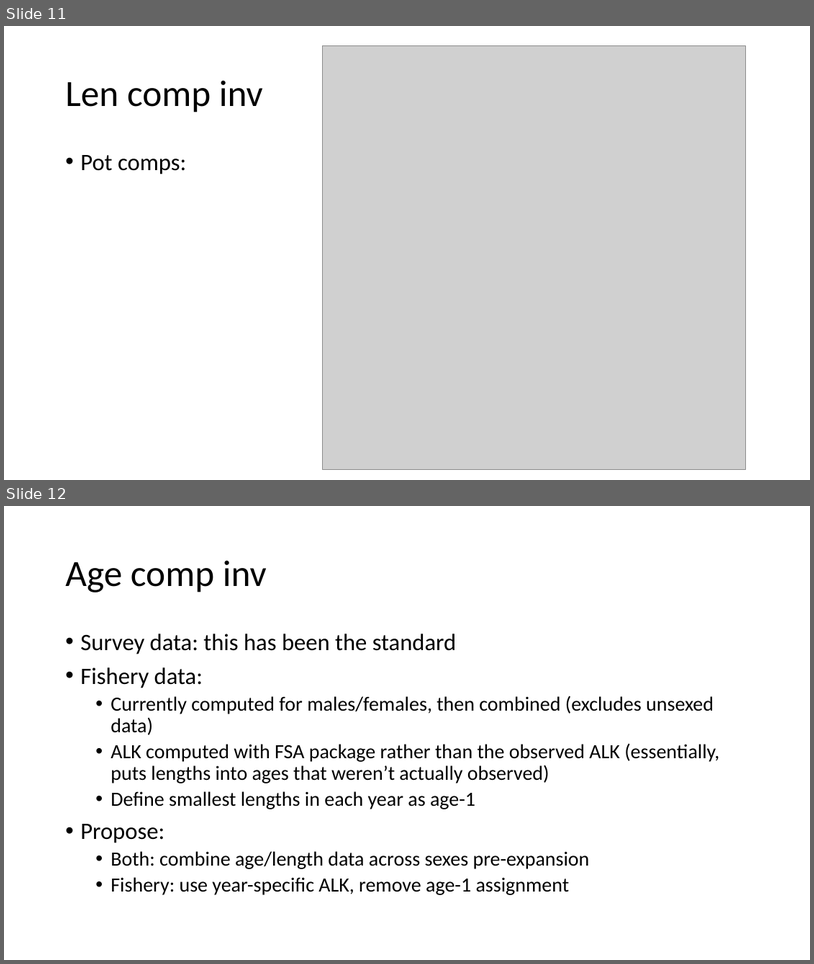
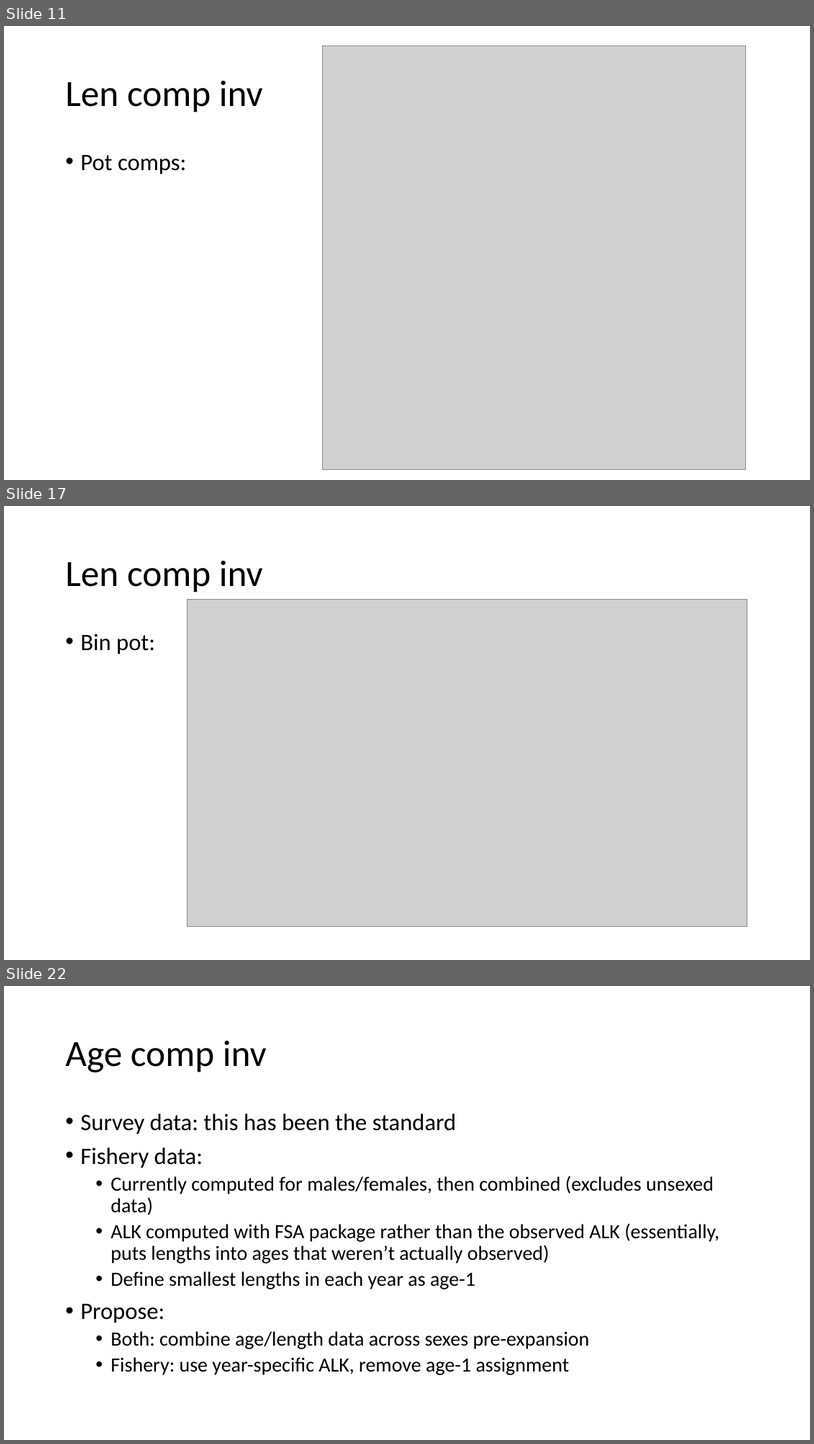
Before and after one commit to pete-hulson/goa_pcod, a slide deck: 2024/presentation/sept_pt/sept_pt_notes.pptx. Shown one above the other, each under a label of ours: slides 11 and 12 before the commit, slides 11, 17 and 22 after it; the slides between them are not shown. The pictures are 814x964 and 814x1444 pixels, drawn with LibreOffice and Linux fonts; fonts in the diff are those of the drawing; grey boxes stand for pictures. Boxes give left, top, right and bottom in pixels: in the first picture for what was removed or moved away, otherwise in the second. Text is boxed around its words. In the diff, an @@ line names an element or a change of style, - is before the commit and + after.

```diff
--- a/2024/presentation/sept_pt/sept_pt_notes.pptx
+++ b/2024/presentation/sept_pt/sept_pt_notes.pptx
@@ slide 17 added at [4, 506, 810, 960], background #FFFFFF @@
@@ title added at [65, 560, 263, 592], 44 pt, text #000000 @@
+Len comp inv
@@ picture added at [188, 599, 748, 926] @@
@@ text added at [80, 633, 155, 654], 28 pt, text #000000 @@
+• Bin pot:
@@ what was slide 12 is now slide 22 @@
```
Also in this commit, not shown: 9 other slides added, 3 other files.
